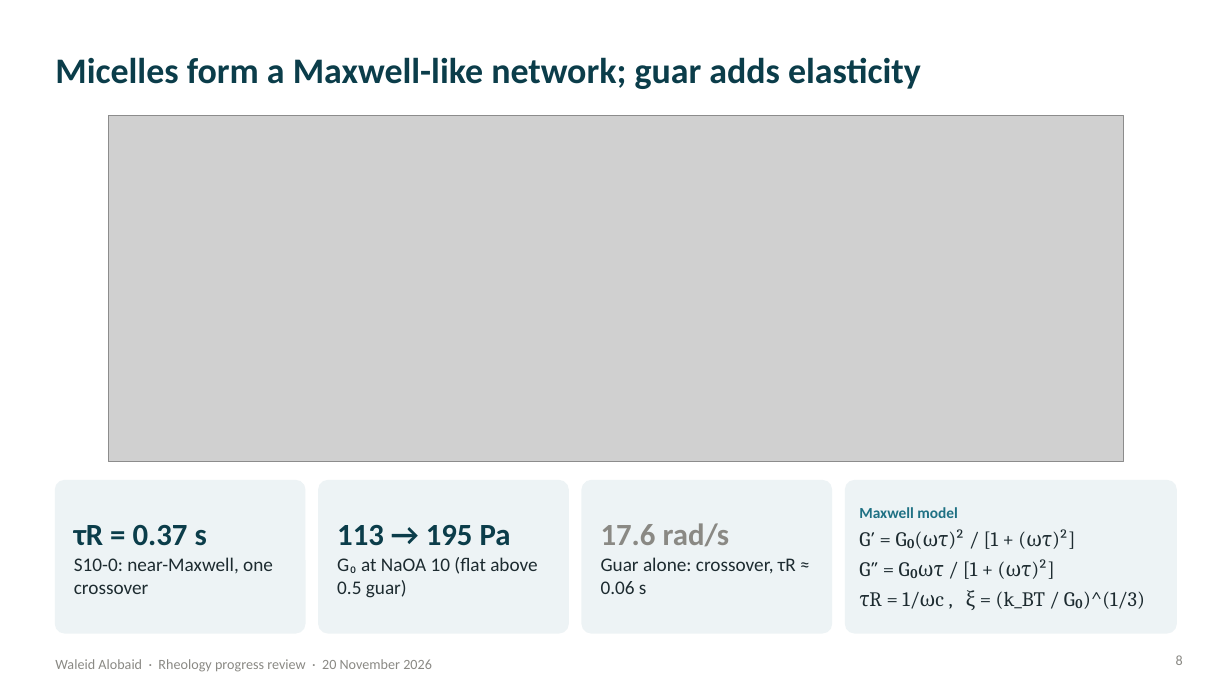
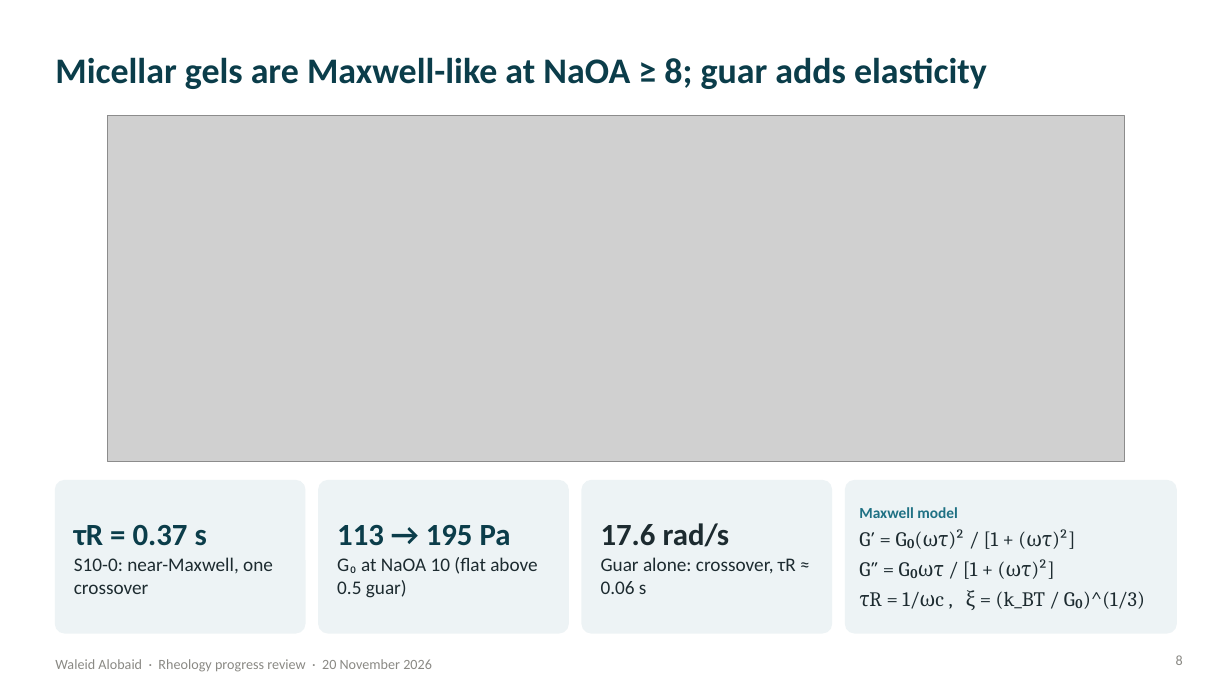
Before and after one commit to 25im0024-lab/waled, a slide deck: slide 8 of reports/rheology-2026-11/presentation/Rheology_Progress_Presentation_2026-11-20.pptx. Drawn at 1232x693 pixels with LibreOffice and Linux fonts; fonts in the diff are those of the drawing; grey boxes stand for pictures. Boxes give left, top, right and bottom in pixels: in the first picture for what was removed or moved away, otherwise in the second. Text is boxed around its words. In the diff, an @@ line names an element or a change of style, - is before the commit and + after.

```diff
--- a/reports/rheology-2026-11/presentation/Rheology_Progress_Presentation_2026-11-20.pptx
+++ b/reports/rheology-2026-11/presentation/Rheology_Progress_Presentation_2026-11-20.pptx
@@ title at <box>55,57,987,89</box>: text changed @@
-Micelles form a Maxwell-like network; guar adds elasticity
+Micellar gels are Maxwell-like at NaOA ≥ 8; guar adds elasticity
@@ text at <box>601,523,730,547</box>: text colour #8A8984 to #1D2B30 in "17.6 rad/s" @@
```
Also in this commit, not shown: 4 other slides changed, 3 other files.
